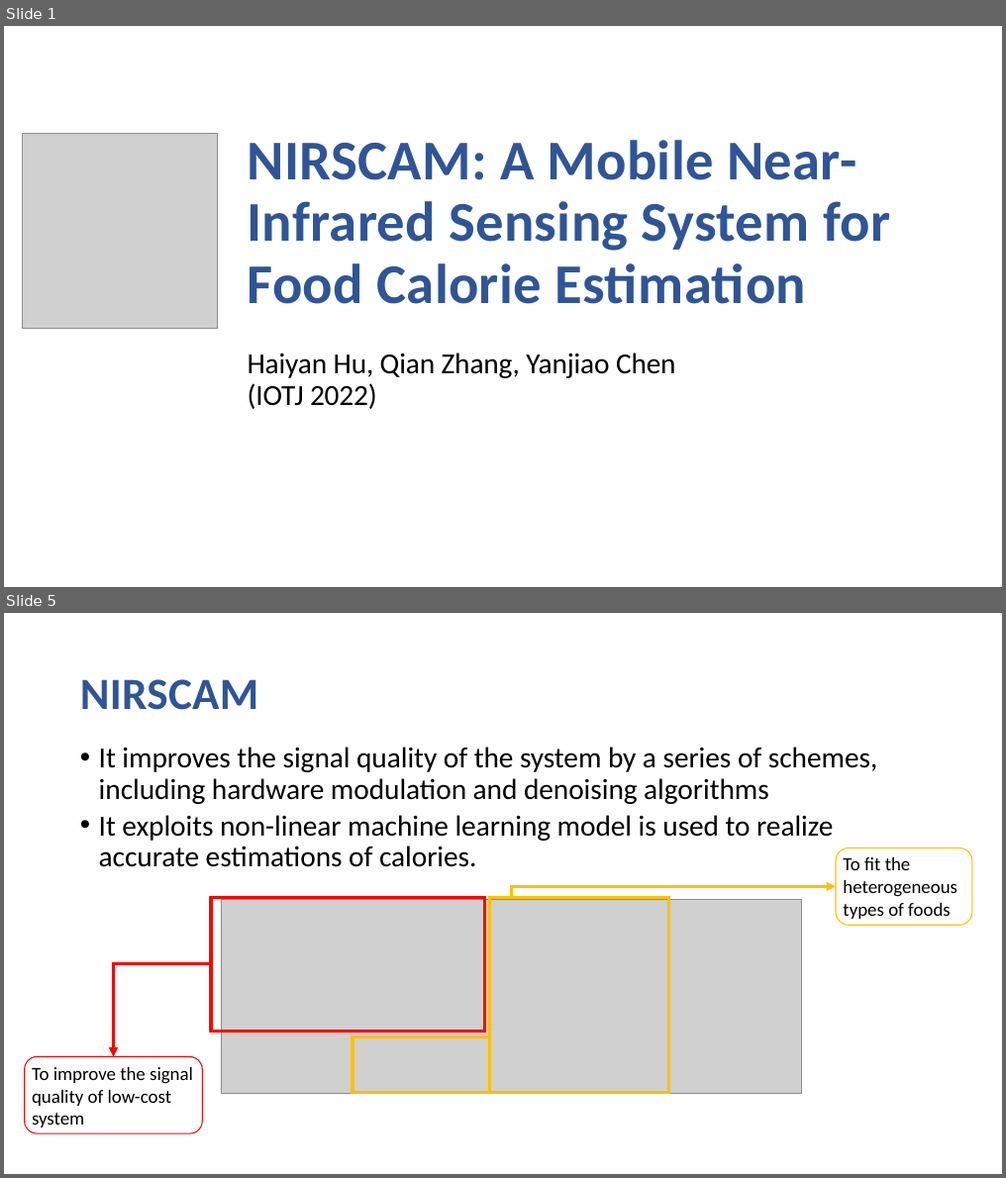
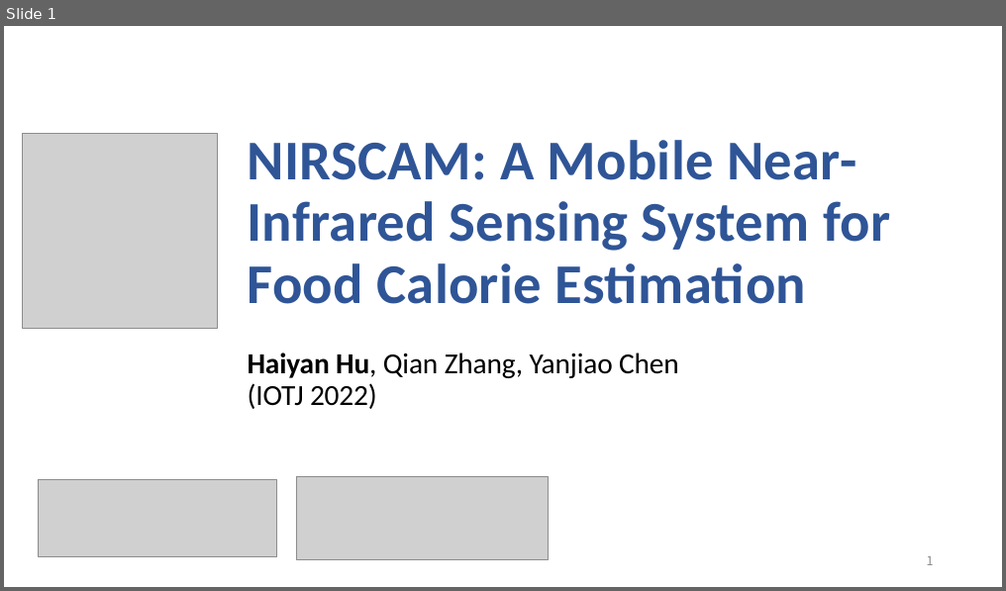
Before and after one commit to hyanhu/hyanhu.github.io, a slide deck: files/NIRSCAM.pptx. Shown one above the other, each under a label of ours: slides 1 and 5 before the commit, slide 1 after it; the slides between them are not shown. The pictures are 1006x1178 and 1006x591 pixels, drawn with LibreOffice and Linux fonts; fonts in the diff are those of the drawing; grey boxes stand for pictures. Boxes give left, top, right and bottom in pixels: in the first picture for what was removed or moved away, otherwise in the second. Text is boxed around its words. In the diff, an @@ line names an element or a change of style, - is before the commit and + after.

```diff
--- a/files/NIRSCAM.pptx
+++ b/files/NIRSCAM.pptx
@@ slide 5 removed at box(4, 613, 1002, 1174), background #FFFFFF @@
@@ title removed at box(80, 679, 258, 710) @@
-NIRSCAM
@@ text removed at box(99, 747, 877, 867) @@
-• It improves the signal quality of the system by a series of schemes, including hardware modulation and denoising algorithms
-• It exploits non-linear machine learning model is used to realize accurate estimations of calories.
@@ rounded rectangle removed at box(836, 848, 972, 925) @@
@@ text removed at box(843, 858, 957, 919) @@
-To fit the heterogeneous types of foods
@@ rectangle removed at box(211, 897, 484, 1032) @@
@@ picture removed at box(221, 899, 801, 1093) @@
@@ rectangle removed at box(490, 897, 668, 1093) @@
@@ elbow arrow removed from (511, 899) to (836, 887) @@
@@ elbow arrow removed from (211, 964) to (113, 1057) @@
@@ rounded rectangle removed at box(24, 1057, 202, 1134) @@
@@ rectangle removed at box(352, 1038, 491, 1093) @@
@@ text removed at box(32, 1067, 193, 1128) @@
-To improve the signal quality of low-cost system
@@ slide 1 changed as well @@
@@ title "NIRSCAM: A Mobile Near-Infrared Sensing ..." at box(248, 140, 890, 409): bold on in "Haiyan Hu," @@
@@ picture added at box(38, 480, 277, 557) @@
@@ picture added at box(297, 476, 549, 561) @@
@@ page number added at box(927, 557, 934, 566), 12 pt, text #8C8C8C @@
+1
```
Also in this commit, not shown: 2 other slides changed, 9 slides added, 2 other slides removed, 1 other file.
